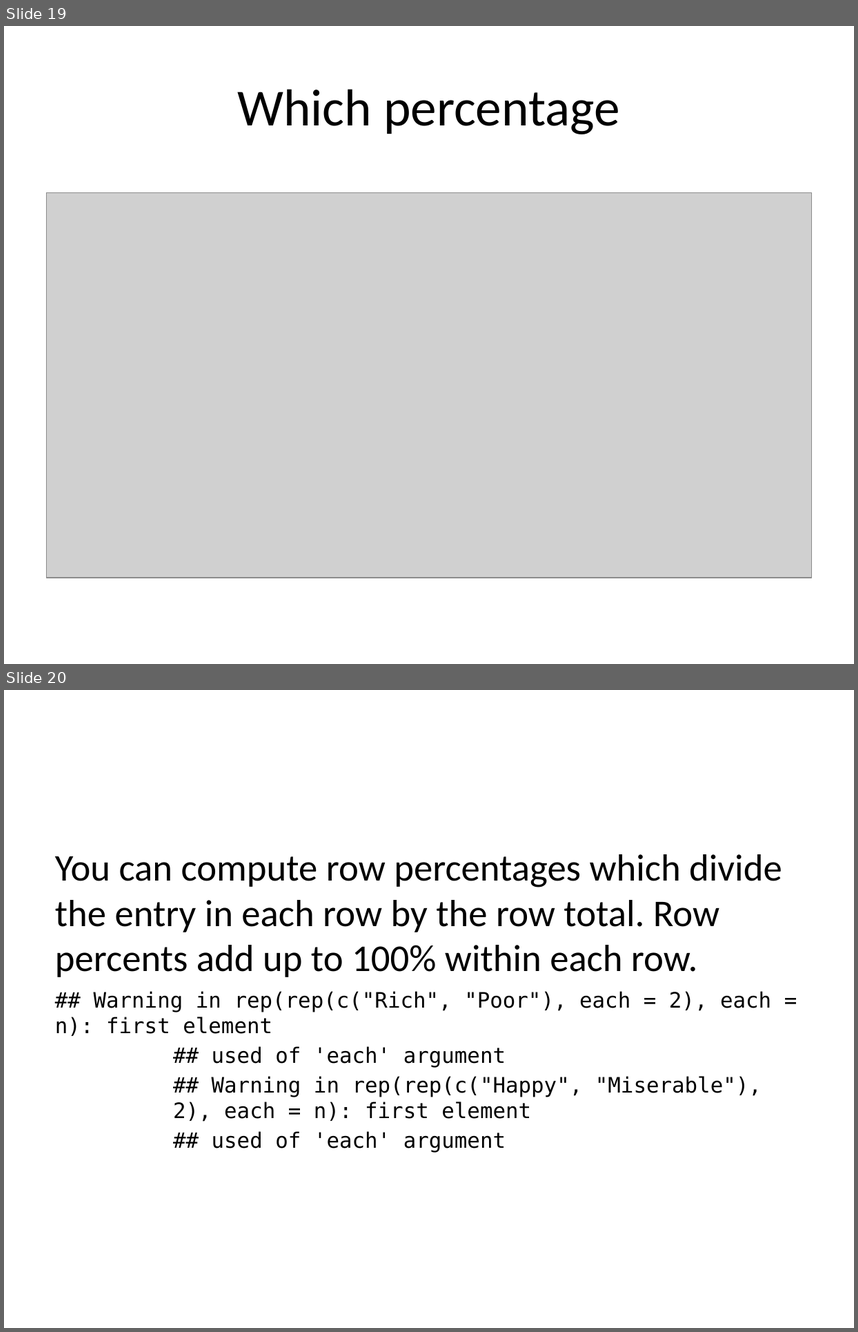
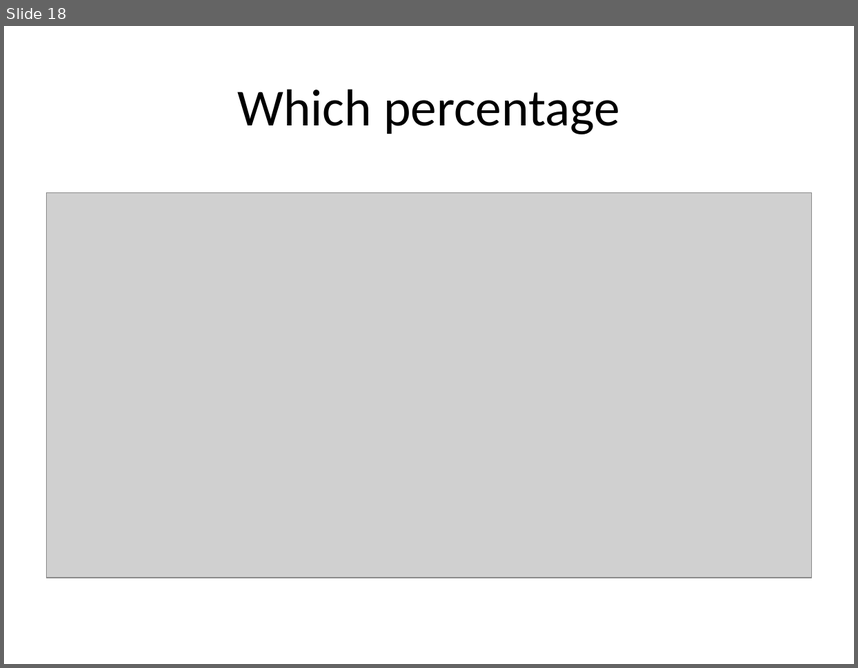
Before and after one commit to pmean/data-visualization, a slide deck: data-viz-02/component/recommendations-barcharts.pptx. Shown one above the other, each under a label of ours: slides 19 and 20 before the commit, slide 18 after it. The pictures are 858x1332 and 858x668 pixels, drawn with LibreOffice and Linux fonts; fonts in the diff are those of the drawing; grey boxes stand for pictures. Boxes give left, top, right and bottom in pixels: in the first picture for what was removed or moved away, otherwise in the second. Text is boxed around its words. In the diff, an @@ line names an element or a change of style, - is before the commit and + after.

Commit message:
Worked on percentages in data-viz-02

```diff
--- a/data-viz-02/component/recommendations-barcharts.pptx
+++ b/data-viz-02/component/recommendations-barcharts.pptx
@@ slide 20 removed at box(4, 690, 854, 1328), background #FFFFFF @@
@@ text removed at box(55, 854, 782, 1152) @@
-You can compute row percentages which divide the entry in each row by the row total. Row percents add up to 100% within each row.
-## Warning in rep(rep(c("Rich", "Poor"), each = 2), each = n): first element
-## used of 'each' argument
-## Warning in rep(rep(c("Happy", "Miserable"), 2), each = n): first element
-## used of 'each' argument
@@ what was slide 19 is now slide 18 @@
```
Also in this commit, not shown: 2 slides added, 1 other slide removed, 6 other files.
